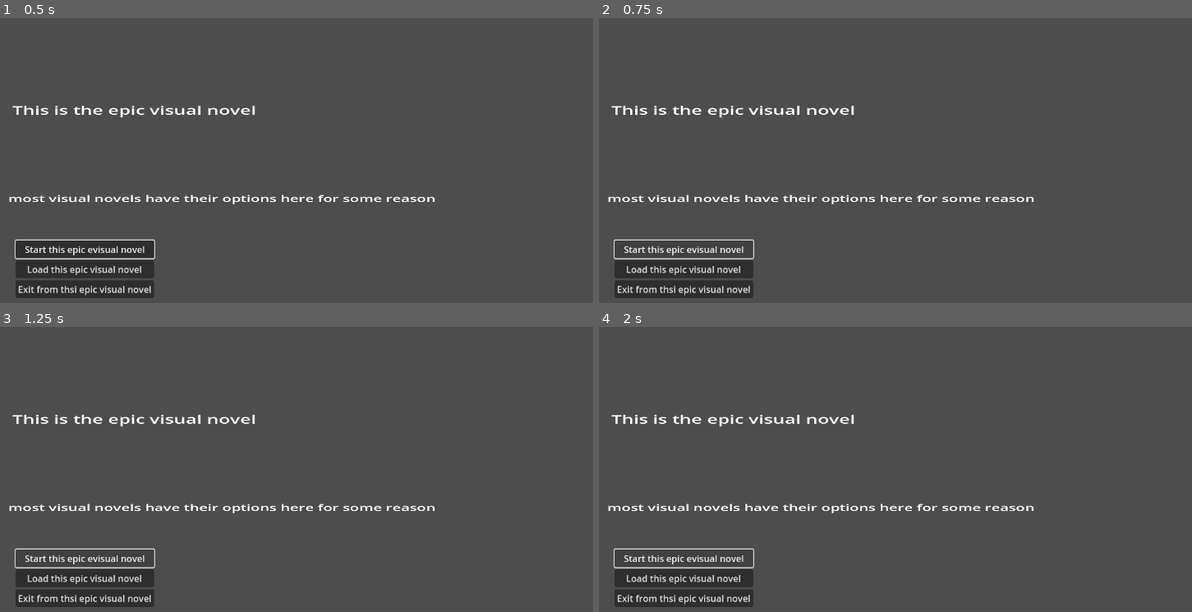
Above: before the commit, frames 1-4 (two rows, left to right).
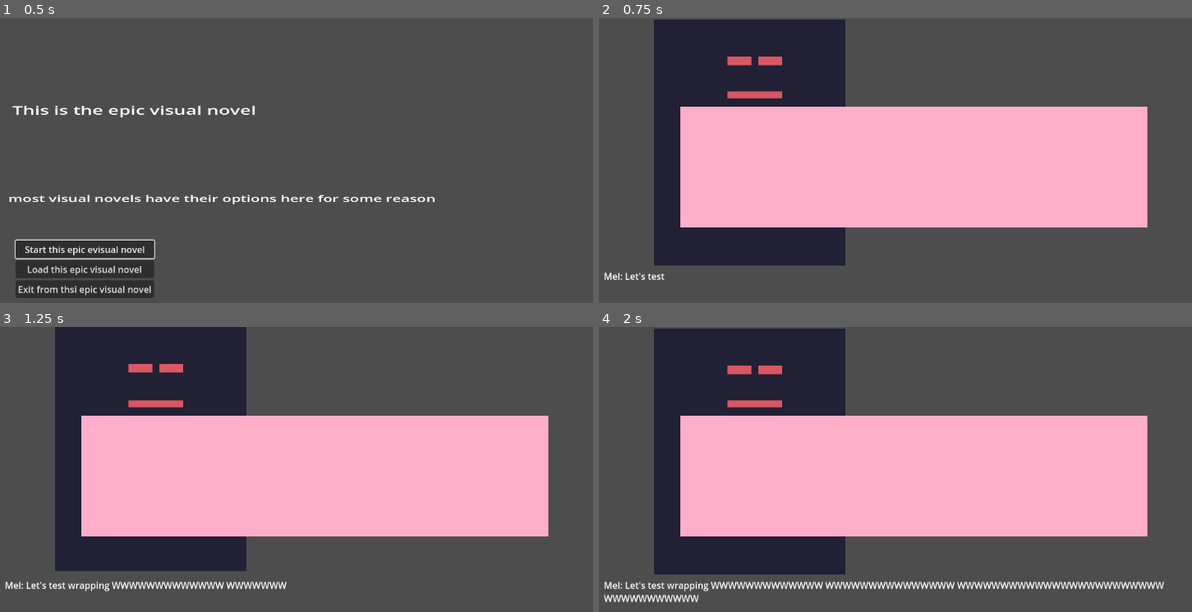
Above: after the commit, the same moments.

Repository: LuisGarrillo/Neo-Mel-vn
Game: Godot game, scene res://scenes/main.tscn
Same seed, same stepped clock (60 frames per second), same inputs: the game is played once before the commit and once after it.
Inputs (mouse positions are in pixels of both pictures, inside the frame that each line leads up to):
- Up to frame 1 (0.5 s): no input
- Up to frame 2 (0.75 s): click "Start this epic evisual novel" at 0.5 s
- Up to frame 3 (1.25 s): no input
- Up to frame 4 (2 s): click (682, 557) at 1.25 s, where only the run before the commit has a clickable "Start this epic evisual novel"

Frame 1 is identical in both runs. In frame 2, 52% of the frame differs, in the area x 0-93%, y 0-99%; in frame 3, 52%; in frame 4, 53%, in the area x 0-96%, y 0-99%.

Commit message:
Fix button container

Diff:
--- a/scripts/components/button_container.gd
+++ b/scripts/components/button_container.gd
@@ -9,12 +9,18 @@
 func _ready():
 	buttons = get_children()
 	selected_button = buttons[0]
-	frame_counter += 1
+	selected_button.grab_focus()
 
 # Called every frame. 'delta' is the elapsed time since the previous frame.
 func _process(_delta):
 	check_input()
 	frame_counter += 1
+
+func manage_focus():
+	frame_counter = 0
+	selected_button.release_focus()
+	selected_button = buttons[index]
+	selected_button.grab_focus()
 
 func check_input():
 	if Input.is_action_just_pressed("accept") and selected_button:
@@ -22,13 +28,7 @@
 		return
 	elif Input.is_action_pressed("down") and frame_counter > 10:
 		index = (index + 1) % len(buttons)
-		frame_counter = 0
+		manage_focus()
 	elif Input.is_action_pressed("up") and frame_counter > 10:
 		index = (index - 1) % len(buttons)
-		frame_counter = 0
-
-	if selected_button:
-		selected_button.release_focus()
-
-	selected_button = buttons[index]
-	selected_button.grab_focus()
+		manage_focus()
